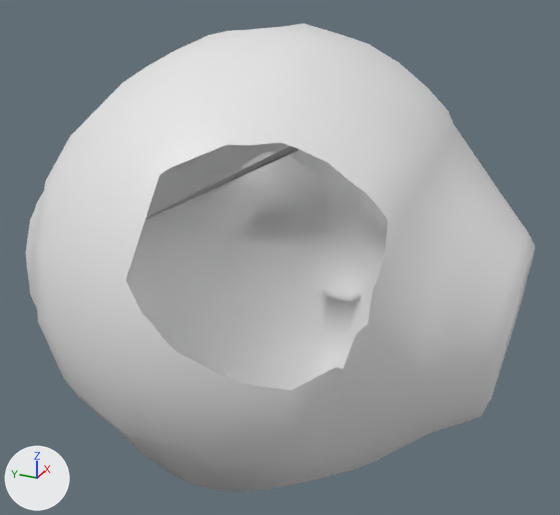
Before and after pictures for a commit that changed the COLLADA model meshes/pepper_description/meshes/1.0/HeadPitch.dae.
One viewpoint serves both versions: a camera (50 mm lens) standing at (-2.79, -1.3, 2.64) and looking at (0.08, -0.01, 1.2). Lighting does not change. The marker at lower left points along +X, +Y and +Z. The first picture is the older version. Everything nearer to the camera than a plane just in front of the edit is cut away. Materials are left out; every surface is plain grey. Where no turn or scale is listed for an object, it has been applied to the vertices.

Names of what the first picture shows: 'HeadPitch'.
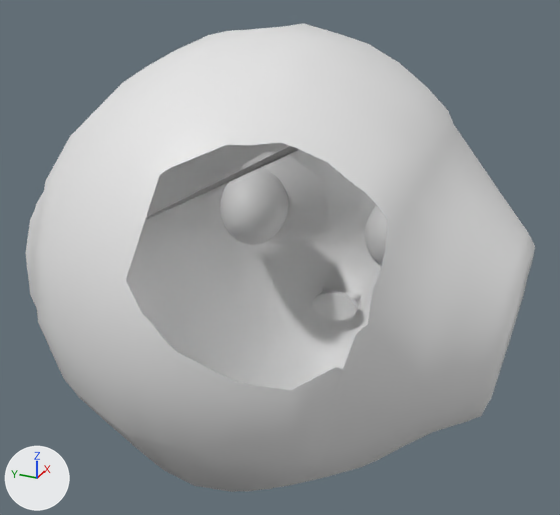
Where the change shows, as pixel boxes (x1, y1, x2, y2) in the pictures (560 x 515 px):
'REye', added: after (220, 168, 288, 245)
'Mouth', added: after (313, 291, 358, 320)
'LEye', added: after (365, 205, 387, 266)

The change, as a list of edits to the scene's bpy script:
```text
Add me_sfera:
    me_sfera.from_pydata(...)  # 357 vertices, 710 faces; spans x -0.249..0.076, y -0.182..0.182, z -0.199..0.199
Add me_sfera_003:
    me_sfera_003.from_pydata(...)  # 357 vertices, 710 faces; spans x -0.246..0.094, y -0.187..0.182, z -0.199..0.199
Add me_cilindro:
    me_cilindro.from_pydata(...)  # 64 vertices, 124 faces; spans x -0.031..0.031, y -0.128..0.128, z -0.081..0.081
Add ob_leye:
    ob_leye = bpy.data.objects.new('LEye', me_sfera)
    ob_leye.location = (0.714, -0.406, 1.165)
Add ob_reye:
    ob_reye = bpy.data.objects.new('REye', me_sfera_003)
    ob_reye.location = (0.714, 0.422, 1.165)
Add ob_mouth:
    ob_mouth = bpy.data.objects.new('Mouth', me_cilindro)
    ob_mouth.location = (0.871, 0.004, 0.574)
```
